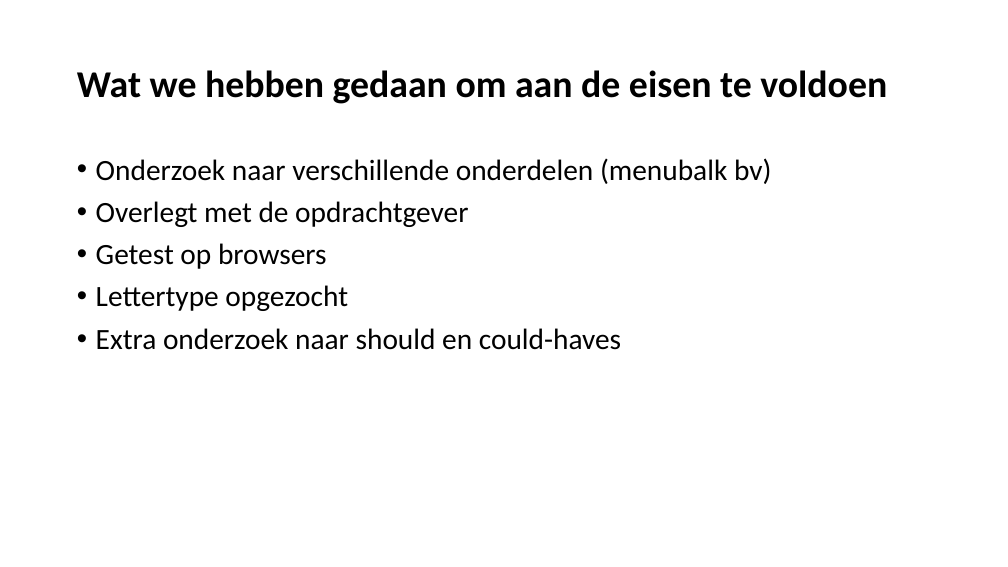
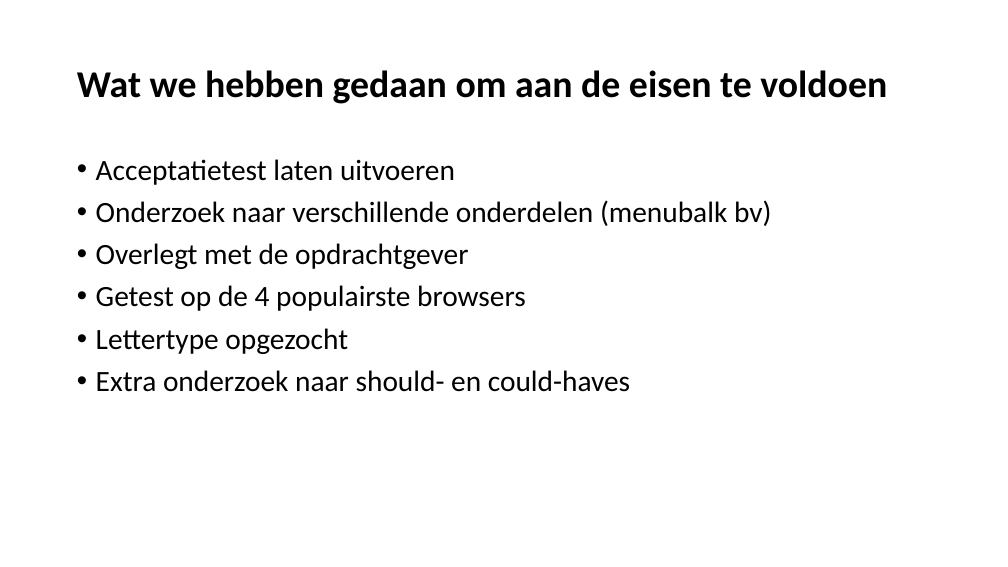
Before and after one commit to jr-development/PC4U-V2.0, a slide deck: slide 6 of Powerpoint-presentatie/JR-Webdevelopment presents PC4U.pptx. Drawn at 1008x567 pixels with LibreOffice and Linux fonts; fonts in the diff are those of the drawing; background and template pictures are left out. Boxes give left, top, right and bottom in pixels: in the first picture for what was removed or moved away, otherwise in the second. Text is boxed around its words. In the diff, an @@ line names an element or a change of style, - is before the commit and + after.

```diff
--- a/Powerpoint-presentatie/JR-Webdevelopment presents PC4U.pptx
+++ b/Powerpoint-presentatie/JR-Webdevelopment presents PC4U.pptx
@@ text at (x1=96, y1=159, x2=455, y2=185): paragraph added @@
+• Acceptatietest laten uitvoeren
@@ text at (x1=96, y1=285, x2=526, y2=311): text changed @@
-• Getest op browsers
+• Getest op de 4 populairste browsers
@@ text at (x1=96, y1=370, x2=630, y2=392): text changed @@
-• Extra onderzoek naar should en could-haves
+• Extra onderzoek naar should- en could-haves
```
Also in this commit, not shown: 3 other slides changed, 1 slide removed, 5 other files.
